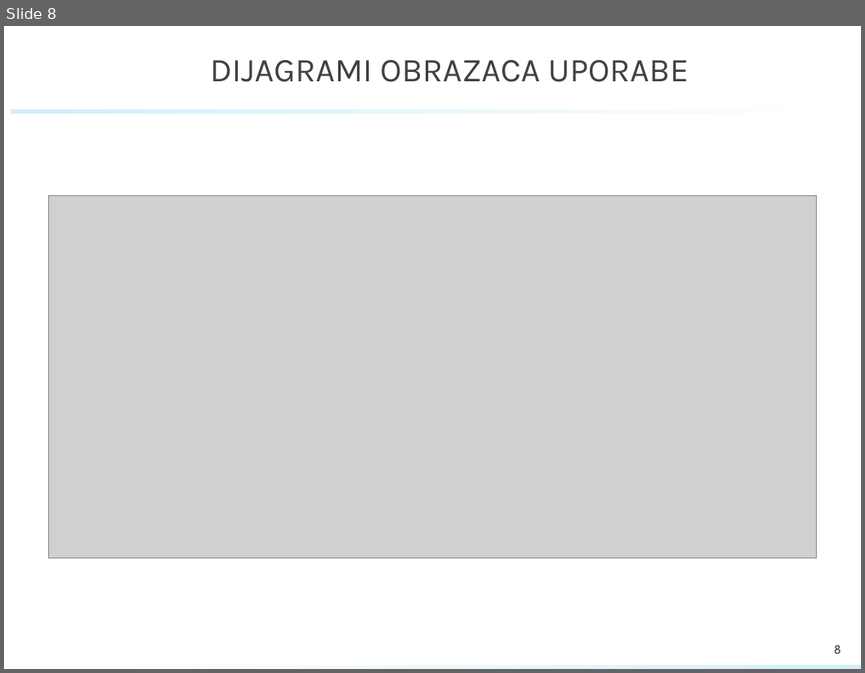
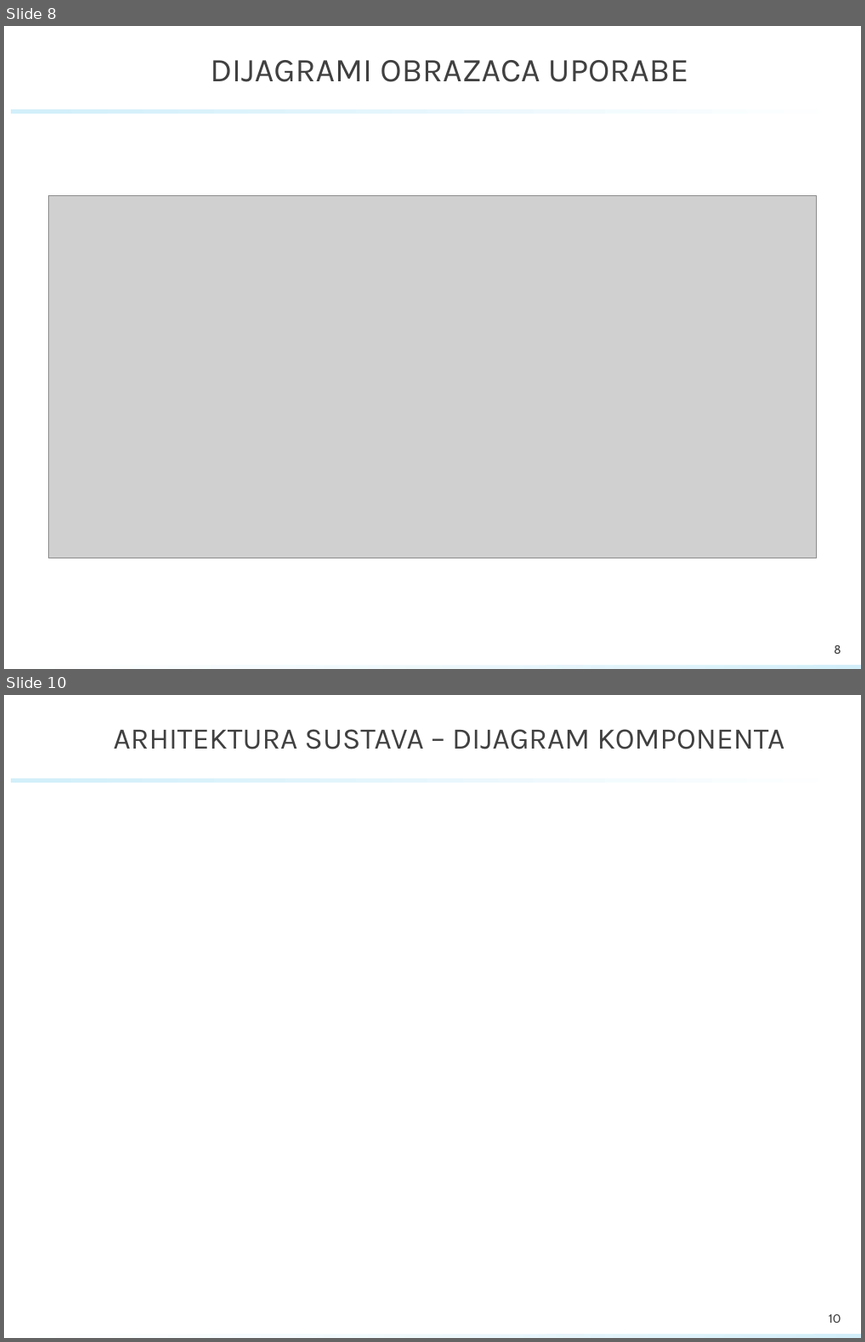
Before and after one commit to karlokus/RestoraniZEGE, a slide deck: dokumentacija/PROINZ_TG16.01_restoraniZEGE.pptx. Shown one above the other, each under a label of ours: slide 8 before the commit, slides 8 and 10 after it; the slides between them are not shown. The pictures are 865x673 and 865x1342 pixels, drawn with LibreOffice and Linux fonts; fonts in the diff are those of the drawing; grey boxes stand for pictures; background and template pictures are left out. Boxes give left, top, right and bottom in pixels: in the first picture for what was removed or moved away, otherwise in the second. Text is boxed around its words. In the diff, an @@ line names an element or a change of style, - is before the commit and + after.

```diff
--- a/dokumentacija/PROINZ_TG16.01_restoraniZEGE.pptx
+++ b/dokumentacija/PROINZ_TG16.01_restoraniZEGE.pptx
@@ slide 10 added at [4, 695, 861, 1338], background picture (left out); not listed: 2 template elements that a slide beside it also shows @@
@@ title added at [114, 729, 785, 749], 25.2 pt, text #404040 @@
+ARHITEKTURA SUSTAVA – DIJAGRAM KOMPONENTA
@@ page number added at [828, 1314, 841, 1322], 10 pt, text #404040 @@
+10
```
Also in this commit, not shown: 2 slides changed, 4 other slides added.
